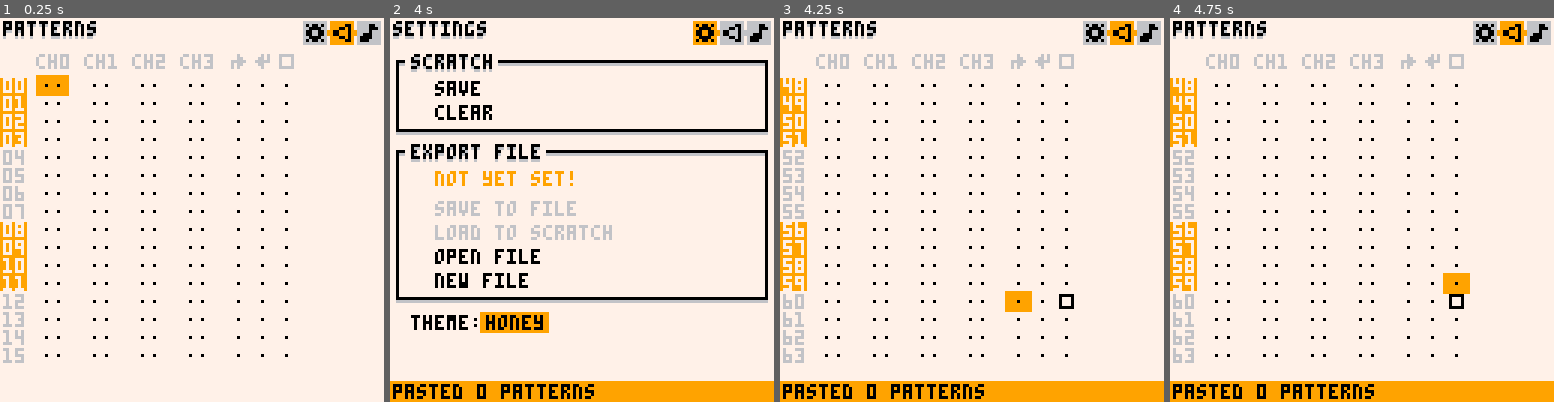
Above: before the commit, frames 1-4 (left to right).
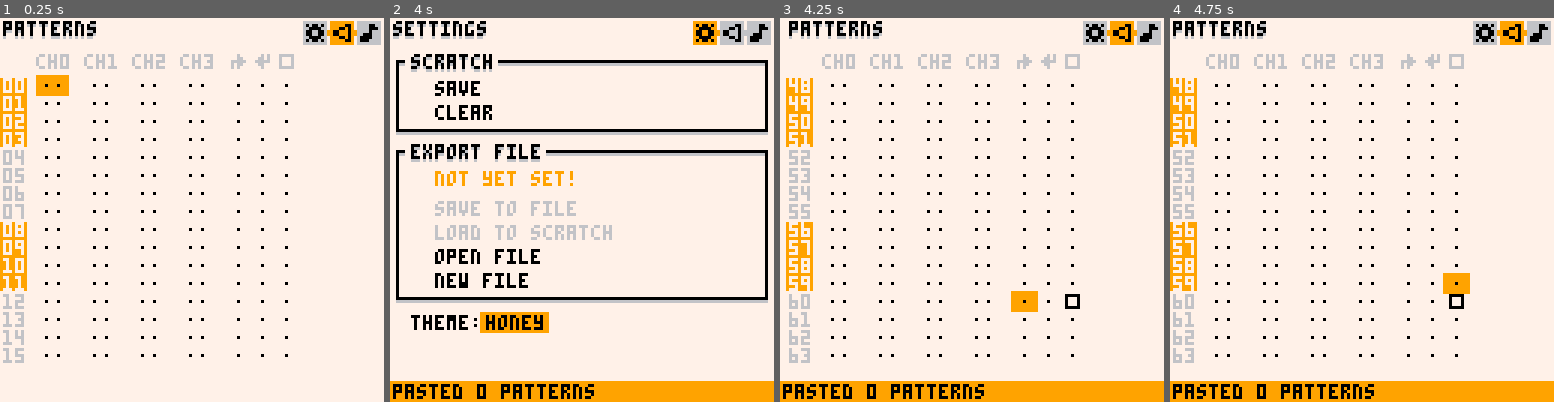
Above: after the commit, the same moments.

Repository: romainchapou/pico-sound-dj
Game: PICO-8 cartridge psdj.p8
Same seed, same stepped clock (60 frames per second), same inputs: the game is played once before the commit and once after it.
Inputs:
- Up to frame 1 (0.25 s): no input
- Up to frame 2 (4 s): tap X (X key) at 0.33, 1.07, 1.85, 2.97 s; tap O (Z key) at 0.7, 1.7, 2.1, 2.5, 2.9, 3.3, 3.7 s; hold Right 1.6-2.1 s; hold Up 2.15-2.42 s; hold Right 2.47-3.03 s; hold Left 3.08-3.58 s; hold Down 3.63-3.97 s
- Up to frame 3 (4.25 s): hold Right from 4.02 s (still down); tap X (X key) at 4.08 s; tap O (Z key) at 4.1 s
- Up to frame 4 (4.75 s): tap O (Z key) at 4.5 s; release Right at 4.68 s; hold Up from 4.73 s (still down)

Frames 1-2 are identical in both runs. In frame 3, 6.9% of the frame differs, in the area x 0-79%, y 0-90%; in frame 4, nothing differs.

Commit message:
Add transition effect between panes

Diff:
--- a/main.lua
+++ b/main.lua
@@ -12,6 +12,9 @@
 
   current_pane_i = 2
 
+  prev_pane_i = nil
+  prev_pane_dist = 0
+
   panes = {settings_pane, pattern_editor, sfx_editor}
 
   settings_pane:init()
@@ -23,6 +26,8 @@
 -- returns true if input handled
 function handle_move_pane(dir)
   if btn(4) and btnp(max(dir, 0)) then
+    prev_pane_i = current_pane_i
+    prev_pane_dist = 128*dir
     current_pane_i = mid(1, current_pane_i+nudge(), 3)
     return true
   end
@@ -36,6 +41,15 @@
   -- debug
   if btnp(0, 1) then T -= 1 end
   if btnp(1, 1) then T += 1 end
+
+  -- pane movement animation
+  if prev_pane_i then
+    prev_pane_dist *= 0.4
+    if abs(prev_pane_dist) < 1 then
+      prev_pane_dist = 0
+      prev_pane_i = nil
+    end
+  end
 
   local current_pane = panes[current_pane_i]
 
@@ -53,7 +67,15 @@
 function _draw()
   cls(7)
 
+  if prev_pane_i then
+    camera(prev_pane_dist > 0 and 128 - prev_pane_dist or -128-prev_pane_dist, 0)
+    panes[prev_pane_i]:draw()
+    camera(-prev_pane_dist, 0)
+  end
+
   panes[current_pane_i]:draw()
+
+  camera()
 
   -- mini map draw
   for i=1,3 do
